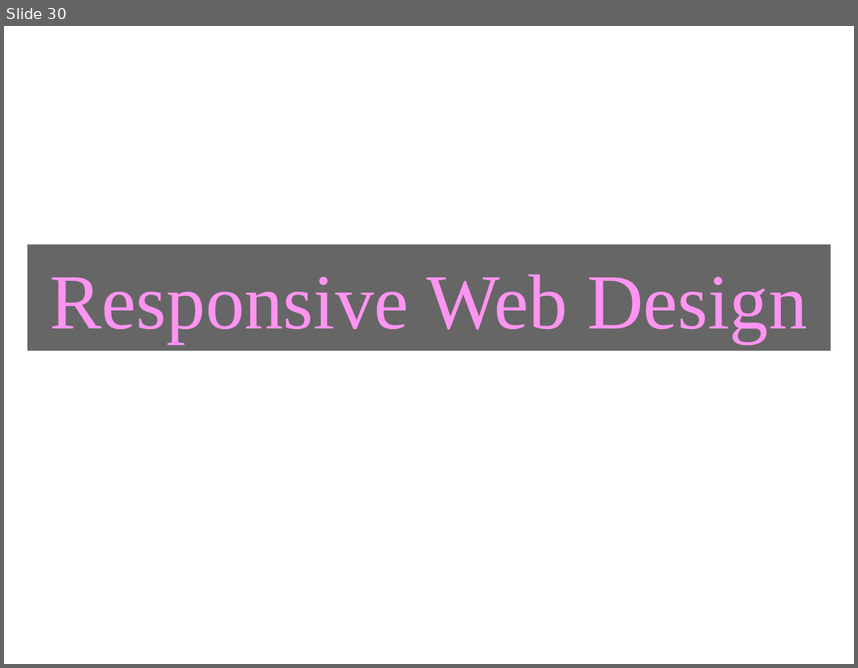
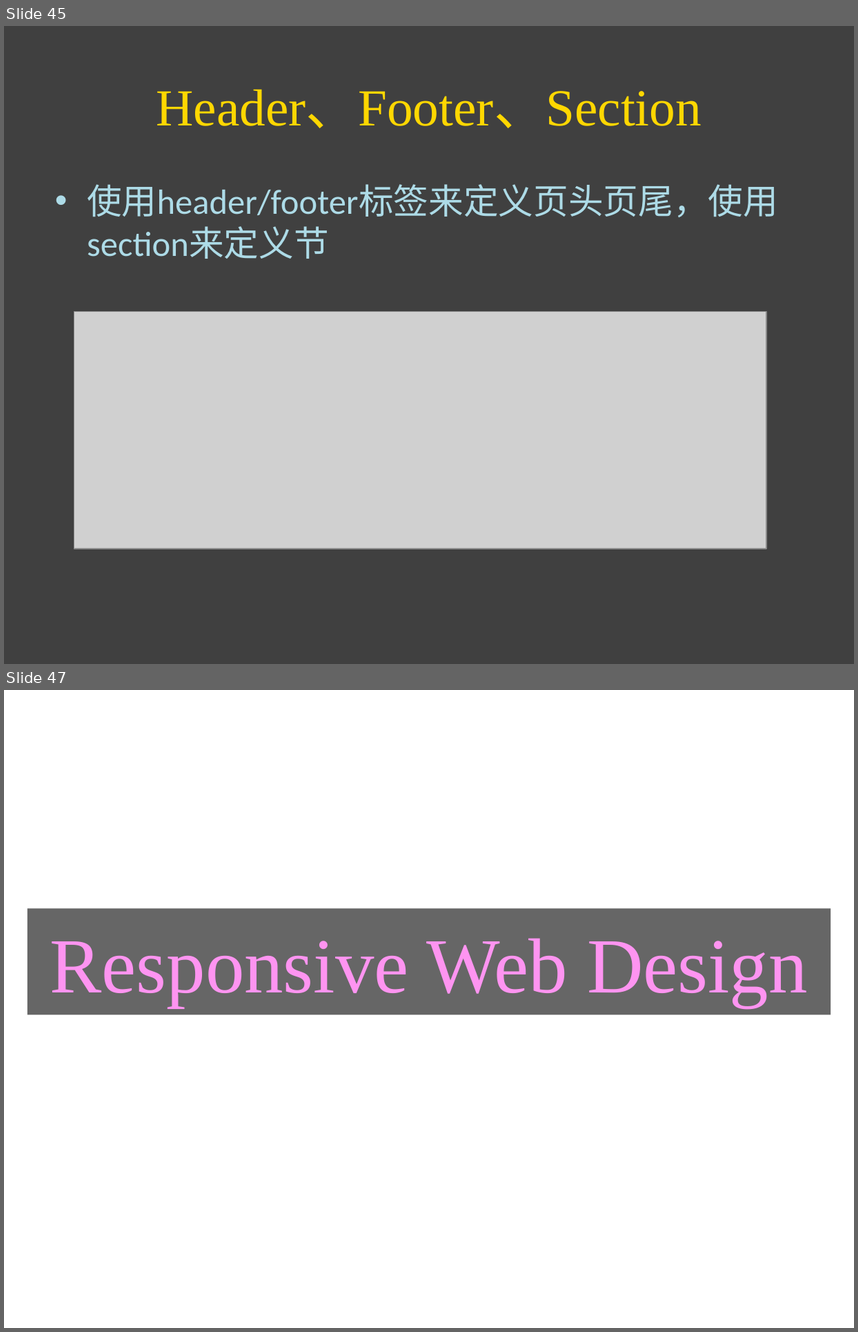
Before and after one commit to simplemx/playground, a slide deck: ppt/frontend.pptx. Shown one above the other, each under a label of ours: slide 30 before the commit, slides 45 and 47 after it; the slides between them are not shown. The pictures are 858x668 and 858x1332 pixels, drawn with LibreOffice and Linux fonts; fonts in the diff are those of the drawing; grey boxes stand for pictures; background and template pictures are left out. Boxes give left, top, right and bottom in pixels: in the first picture for what was removed or moved away, otherwise in the second. Text is boxed around its words. In the diff, an @@ line names an element or a change of style, - is before the commit and + after.

```diff
--- a/ppt/frontend.pptx
+++ b/ppt/frontend.pptx
@@ slide 45 added at (x1=4, y1=26, x2=854, y2=664), background #404040 @@
@@ title added at (x1=156, y1=89, x2=702, y2=128), 44 pt, text #FFD700 @@
+Header、Footer、Section
@@ text added at (x1=87, y1=184, x2=778, y2=259), 29.6 pt, text #ADDBE7 @@
+• 使用header/footer标签来定义页头页尾，使用section来定义节
@@ picture added at (x1=74, y1=312, x2=766, y2=549) @@
@@ what was slide 30 is now slide 47 @@
```
Also in this commit, not shown: 13 slides changed, 48 other slides added, 2 slides removed.
